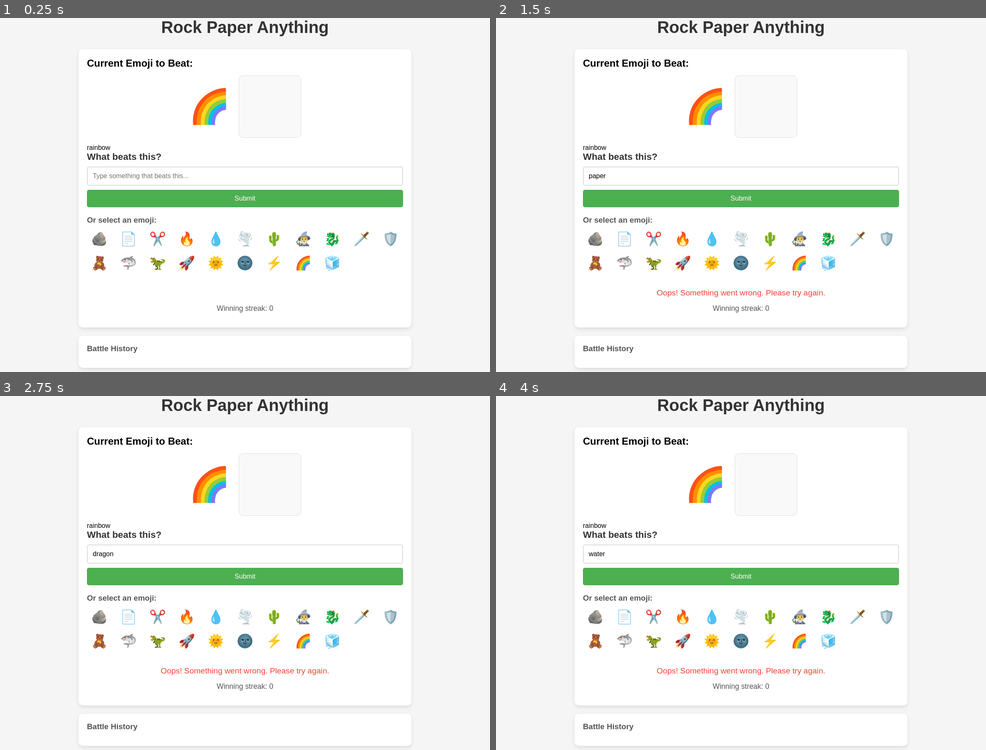
Above: before the commit, frames 1-4 (two rows, left to right).
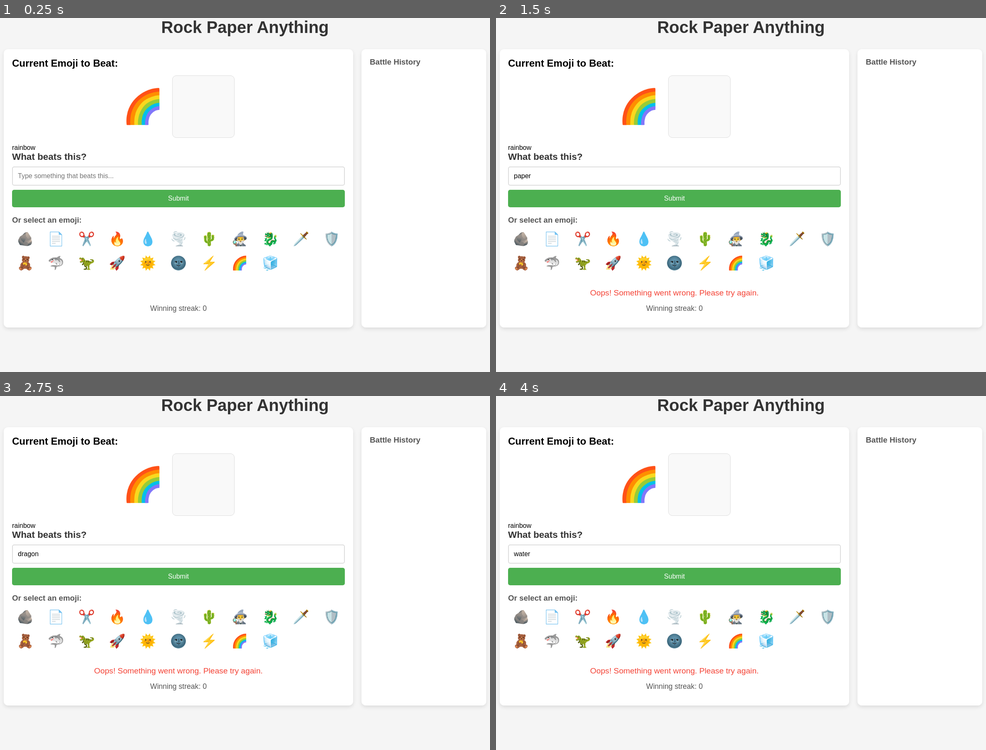
Above: after the commit, the same moments.

Repository: websimapi/websim-rock-paper-anything-9
Game: browser game, page index.html
The game is run twice, just before and just after one commit, with the same random seed, the same clock (stepped at 60 frames per second) and the same inputs.
Inputs (mouse positions are in pixels of both pictures, inside the frame that each line leads up to; where the layout moved, square brackets give the same spot in the first picture):
- Up to frame 1 (0.25 s): no input
- Up to frame 2 (1.5 s): click (672, 177) [741, 177] at 0.27 s; type "Alex" at 0.27 s; click "Submit" at 0.52 s; click (549, 237) [623, 237] at 1.27 s
- Up to frame 3 (2.75 s): click (210, 615) [274, 615] at 1.87 s; click (176, 555) [245, 555] at 2.02 s; type "t" at 2.02 s; tap Enter at 2.05 s; click (269, 615) [333, 615] at 2.47 s
- Up to frame 4 (4 s): click (794, 615) [858, 615] at 3.07 s; click (643, 615) [711, 615] at 3.67 s

The runs differ from the first frame. In frame 1, 6.3% of the frame differs, in the area x 2-86%, y 11-95%; in frame 2, 6.5%; in frame 3, 6.5%; in frame 4, 6.5%.

Commit message:
v5: Lets move our battle history to the right side of the page in line with the current emoji container make the UI UX better easier to see and use

Diff:
--- a/index.html
+++ b/index.html
@@ -10,41 +10,43 @@
     <div class="container">
         <h1>Rock Paper Anything</h1>
 
-        <div class="game-area">
-            <div class="current-emoji">
-                <h2>Current Emoji to Beat:</h2>
-                <div class="current-display">
-                    <div id="current-emoji-display">🪨</div>
-                    <div id="current-image-display" class="image-container">
-                        <img src="" alt="Current item" id="current-image">
-                        <div class="loading-spinner" id="current-loading-spinner"></div>
+        <div class="game-layout">
+            <div class="game-area">
+                <div class="current-emoji">
+                    <h2>Current Emoji to Beat:</h2>
+                    <div class="current-display">
+                        <div id="current-emoji-display">🪨</div>
+                        <div id="current-image-display" class="image-container">
+                            <img src="" alt="Current item" id="current-image">
+                            <div class="loading-spinner" id="current-loading-spinner"></div>
+                        </div>
+                    </div>
+                    <div id="current-emoji-name">rock</div>
+                </div>
+
+                <div class="input-area">
+                    <h2>What beats this?</h2>
+                    <input type="text" id="user-input" placeholder="Type something that beats this...">
+                    <button id="submit-btn">Submit</button>
+                </div>
+
+                <div class="emoji-selector">
+                    <h3>Or select an emoji:</h3>
+                    <div id="emoji-grid"></div>
+                </div>
+
+                <div class="result-area">
+                    <div id="result-message"></div>
+                    <div id="score">
+                        <span>Winning streak: <span id="streak-count">0</span></span>
                     </div>
                 </div>
-                <div id="current-emoji-name">rock</div>
             </div>
 
-            <div class="input-area">
-                <h2>What beats this?</h2>
-                <input type="text" id="user-input" placeholder="Type something that beats this...">
-                <button id="submit-btn">Submit</button>
+            <div class="history">
+                <h3>Battle History</h3>
+                <div id="history-list"></div>
             </div>
-
-            <div class="emoji-selector">
-                <h3>Or select an emoji:</h3>
-                <div id="emoji-grid"></div>
-            </div>
-
-            <div class="result-area">
-                <div id="result-message"></div>
-                <div id="score">
-                    <span>Winning streak: <span id="streak-count">0</span></span>
-                </div>
-            </div>
-        </div>
-
-        <div class="history">
-            <h3>Battle History</h3>
-            <div id="history-list"></div>
         </div>
     </div>
 
--- a/styles.css
+++ b/styles.css
@@ -14,8 +14,21 @@
 }
 
 .container {
-    max-width: 800px;
-    width: 100%;
+    max-width: 1200px;
+    width: 100%;
+}
+
+.game-layout {
+    display: flex;
+    gap: 20px;
+}
+
+.game-area {
+    background-color: white;
+    border-radius: 10px;
+    padding: 20px;
+    box-shadow: 0 4px 10px rgba(0, 0, 0, 0.1);
+    flex: 1;
 }
 
 h1 {
@@ -23,14 +36,6 @@
     margin-bottom: 30px;
     color: #333;
     font-size: 2.5rem;
-}
-
-.game-area {
-    background-color: white;
-    border-radius: 10px;
-    padding: 20px;
-    box-shadow: 0 4px 10px rgba(0, 0, 0, 0.1);
-    margin-bottom: 20px;
 }
 
 .current-display {
@@ -164,30 +169,12 @@
     background-color: white;
 }
 
-.result-area {
-    padding: 15px;
-    border-radius: 5px;
-    margin-top: 20px;
-    text-align: center;
-}
-
-#result-message {
-    font-size: 1.2rem;
-    margin-bottom: 10px;
-    min-height: 30px;
-    line-height: 1.4;
-}
-
-#score {
-    font-size: 1.1rem;
-    color: #555;
-}
-
 .history {
     background-color: white;
     border-radius: 10px;
     padding: 20px;
     box-shadow: 0 4px 10px rgba(0, 0, 0, 0.1);
+    width: 300px;
 }
 
 .history h3 {
@@ -196,7 +183,7 @@
 }
 
 #history-list {
-    max-height: 200px;
+    max-height: 500px;
     overflow-y: auto;
 }
 
@@ -241,7 +228,38 @@
     color: #f44336;
 }
 
-@media (max-width: 600px) {
+.result-area {
+    padding: 15px;
+    border-radius: 5px;
+    margin-top: 20px;
+    text-align: center;
+}
+
+#result-message {
+    font-size: 1.2rem;
+    margin-bottom: 10px;
+    min-height: 30px;
+    line-height: 1.4;
+}
+
+#score {
+    font-size: 1.1rem;
+    color: #555;
+}
+
+@media (max-width: 900px) {
+    .game-layout {
+        flex-direction: column;
+    }
+
+    .history {
+        width: 100%;
+    }
+
+    #history-list {
+        max-height: 300px;
+    }
+
     h1 {
         font-size: 2rem;
     }
@@ -263,3 +281,7 @@
         height: 120px;
     }
 }
+
+@media (max-width: 600px) {
+
+}
